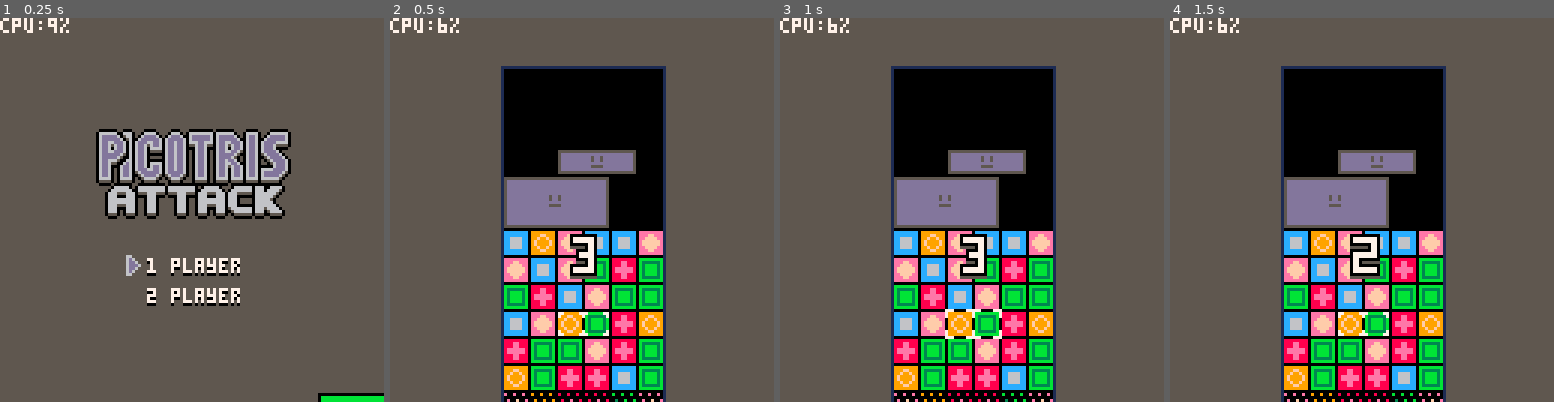
Above: before the commit, frames 1-4 (left to right).
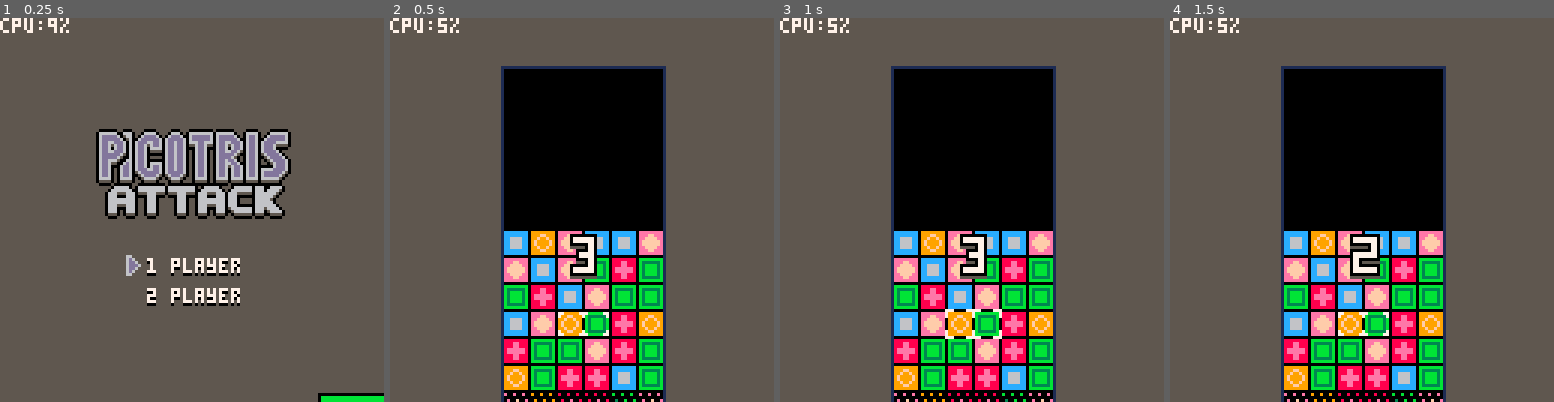
Above: after the commit, the same moments.

Repository: stevelavietes/pico8carts
Game: PICO-8 cartridge pa.p8
Same seed, same stepped clock (60 frames per second), same inputs: the game is played once before the commit and once after it.
Inputs:
- Up to frame 1 (0.25 s): no input
- Up to frame 2 (0.5 s): tap X (X key) at 0.33 s
- Up to frame 3 (1 s): tap O (Z key) at 0.7 s
- Up to frame 4 (1.5 s): tap X (X key) at 1.07 s

Frame 1 is identical in both runs. In frame 2, 4.9% of the frame differs, in the area x 12-65%, y 0-55%; in frame 3, 4.9%; in frame 4, 4.9%.

Commit message:
debug garbage blocks off by default

Diff:
--- a/pa.p8
+++ b/pa.p8
@@ -93,7 +93,7 @@
  b.st = 3 -- countdown to start
  add(b.go,make_cnt(b))
  b.ri = nil
- if true then
+ if false then
   add_garb(b,0,3,4,2)
   add_garb(b,2,2,3,1)
  end
